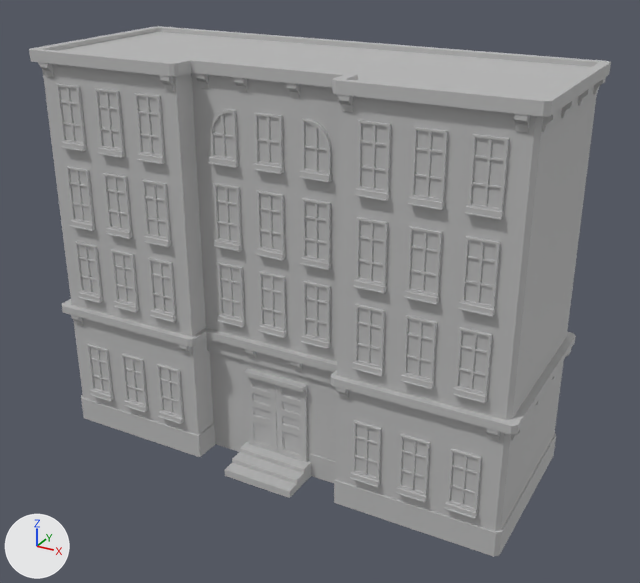
An edit to the FBX model Assets/Models/AptBuilding_4Floors.fbx, drawn before and after from the same camera.
Rendered twice from a camera (50 mm lens) standing at (4.48, -7.83, 5.84) and looking at (0.19, -0.03, 1.95). Lighting does not change. The marker at lower left points along +X, +Y and +Z. Where no turn or scale is listed for an object, it has been applied to the vertices.
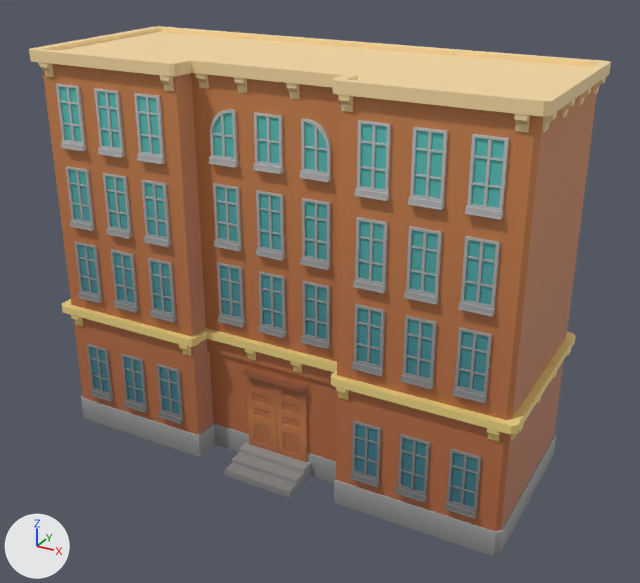
What differs and where, as boxes [x1, y1, x2, y2] in the pictures (640 x 583 px):
```json
{"part": 1, "of": "me_mesh", "change": "added", "after": [213, 423, 311, 462]}
{"part": 2, "of": "me_mesh", "change": "recoloured", "before": [29, 26, 611, 557], "after": [29, 26, 611, 557], "on screen": "grey to brown"}
```

Edits to the scene script, one JSON object a line:
```json
{"op": "add", "block": "img_texture_sheet_png", "code": ["img_texture_sheet_png = load_image('texture sheet.png', '_unpacked/texture_sheet.png', 1024, 1024, 'sRGB')"]}
{"op": "add", "block": "mat_texturesheet", "code": ["mat_texturesheet = principled_material('texturesheet')", "mat_texturesheet.texture = img_texture_sheet_png"]}
{"block": "me_mesh", "where": "# used by ob_polysurface277; location = (0.0, 0.0, 0.0)"}
{"block": "me_mesh", "where": "# verts and faces of me_mesh; kept vertices keep their numbers, new ones are numbered from 3595"}
{"block": "me_mesh", "where": "# before: 2120 (0.42, -0.67, 0.0) at pixel (310, 475), 2121 (0.42, -0.67, 0.28) at pixel (310, 454), 2122 (0.42, -0.63, 0.0), 2123 (0.42, -0.63, 0.28)"}
{"op": "remove", "block": "me_mesh", "code": "me_mesh.from_pydata(...)  # 3595 vertices, 2560 faces; spans x -2.74..2.74, y -1.13..1.13, z 0.0..4.45"}
{"op": "add", "block": "me_mesh", "code": "me_mesh.from_pydata(...)  # 3599 vertices, 2563 faces; spans x -2.74..2.74, y -1.13..1.13, z 0.0..4.45"}
{"block": "me_mesh", "change": "me_mesh part 1"}
{"op": "add", "block": "me_mesh", "code": "for new, old in zip([*range(3595, 3599)], [*range(2120, 2124)]): verts[new] = verts[old] + (-1.3, 0.0, 0.0)"}
{"op": "add", "block": "me_mesh", "code": "faces += [(2120, 3595, 3596, 2121), (2121, 2123, 3598, 3596), (2120, 3595, 3597, 2122)]"}
{"block": "me_mesh", "change": "me_mesh part 2: 2560 faces spanning x -2.74..2.74, y -1.13..1.13, z 0.0..4.45 switch from mat_lambert1 (grey #bcbcbc) to mat_texturesheet (picture img_texture_sheet_png)"}
```
